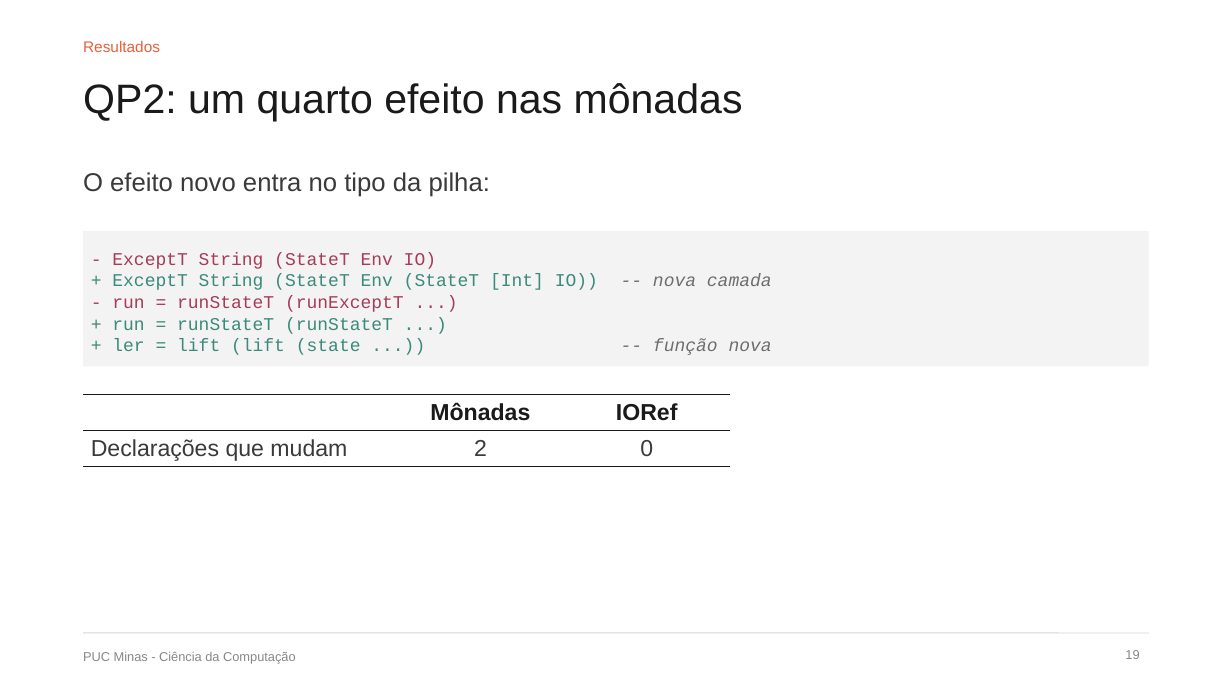
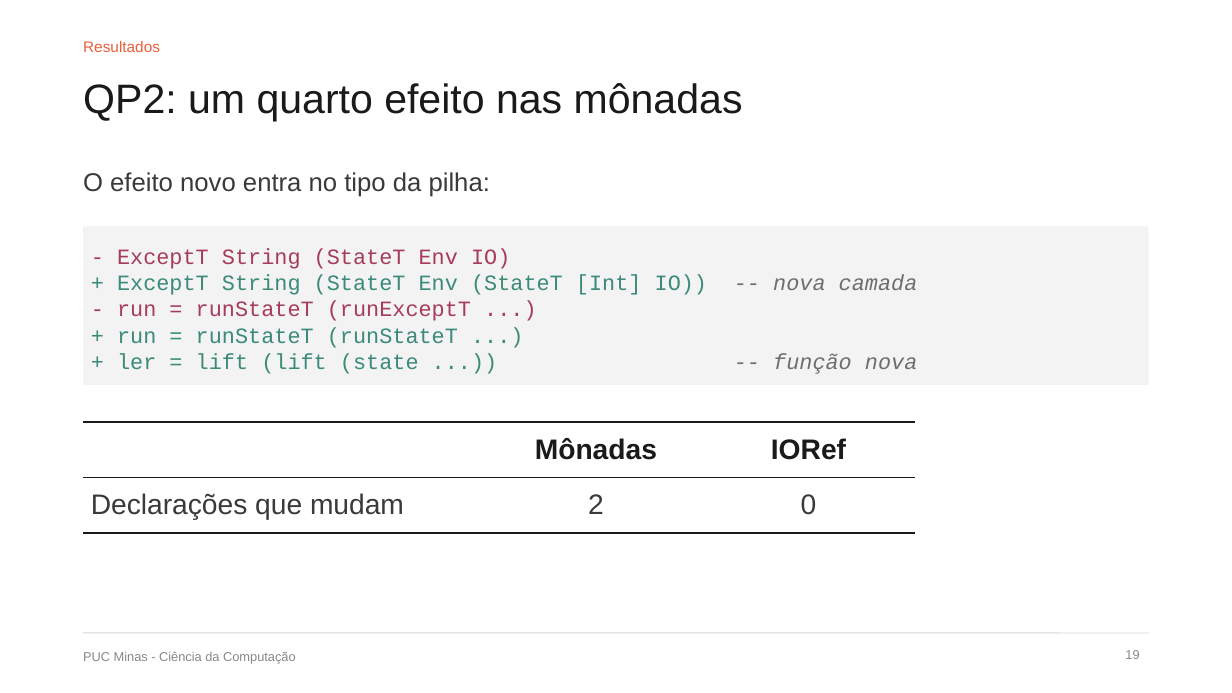
Before and after one commit to DiegoMarchioni/TCC, a slide deck: slide 19 of apresentacao/dissertacao/defesa.pptx. Drawn at 1232x693 pixels with LibreOffice and Linux fonts; fonts in the diff are those of the drawing. Boxes give left, top, right and bottom in pixels: in the first picture for what was removed or moved away, otherwise in the second. Text is boxed around its words. In the diff, an @@ line names an element or a change of style, - is before the commit and + after.

```diff
--- a/apresentacao/dissertacao/defesa.pptx
+++ b/apresentacao/dissertacao/defesa.pptx
@@ text "- ExceptT String (StateT Env ..." at box(117, 248, 917, 374): size 14 to 17 pt @@
@@ rectangle: place and size @@
-rectangle at box(83, 231, 1149, 367)
+rectangle at box(83, 226, 1149, 385)
@@ table at box(83, 422, 915, 524) @@
@@ size 18 to 22 pt @@
@@ table: place and size @@
-table at box(83, 395, 730, 487)
+table at box(83, 422, 915, 524)
```
Also in this commit, not shown: 10 other slides changed, 1 other file.
